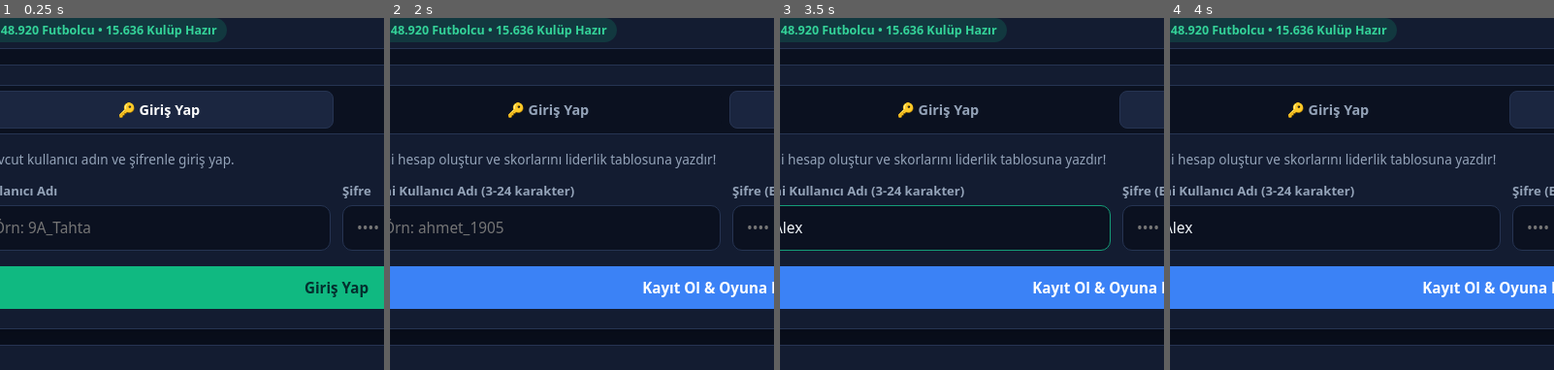
Above: before the commit, frames 1-4 (left to right).
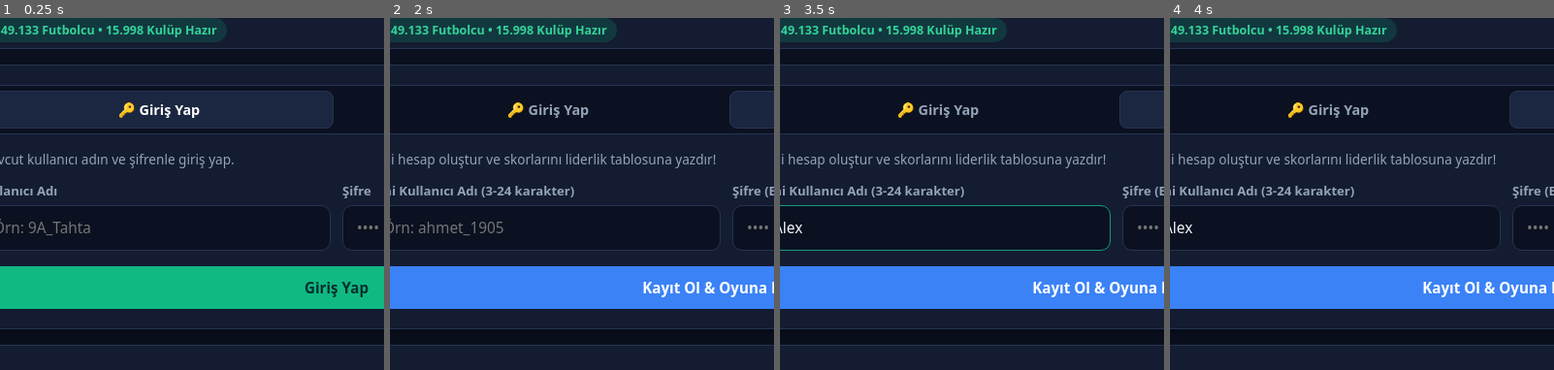
Above: after the commit, the same moments.

Repository: erdicerikci/3-2-1game
Game: browser game, page index.html
Two runs of this game, one before a commit and one after it. Both use one fixed random seed, a clock stepped at 60 frames per second and the inputs below.
Inputs (mouse positions are % of the whole screen's width and height, from its top left):
- Up to frame 1 (0.25 s): no input
- Up to frame 2 (2 s): click (50, 88) at 0.27 s; click (50, 89) at 1.07 s; click "3-2-1 Çoklu (Bu Ay)" at 1.27 s; click (31, 88) at 1.67 s; click "📝 Kayıt Ol" at 1.87 s
- Up to frame 3 (3.5 s): click (69, 88) at 2.27 s; click "5-4-3-2-1 (Bu Ay)" at 2.47 s; click (64, 90) at 2.87 s; click "5-4-3-2-1 (Tümü)" at 3.07 s; click (26, 43) at 3.27 s; type "Alex" at 3.27 s; click (27, 90) at 3.47 s
- Up to frame 4 (4 s): click "3-2-1 Çoklu (Tümü)" at 3.67 s
The pictures show only the part of the screen within x 6-56%, y 13-63%; the shares and areas given below are measured in that part.

The runs differ from the first frame. In frame 1, 0.2% of the frame differs, in the area x 2-38%, y 2-5%; in frame 2, 0.2%; in frame 3, 0.2%; in frame 4, 0.2%.

Commit message:
Update index.html

Diff:
--- a/index.html
+++ b/index.html
@@ -710,13 +710,14 @@
       return harita[ascii] || ascii;
     }
 
-    async function veritabaniniYukle() {
+async function veritabaniniYukle() {
       const statusEl = document.getElementById("dbStatus");
       try {
         statusEl.innerHTML = `<span class="badge badge-load">⏳ Futbol veritabanı yükleniyor...</span>`;
 
-        const [res, guncelRes] = await Promise.all([
+        const [res, efsaneRes, guncelRes] = await Promise.all([
           fetch("./players.json"),
+          fetch("./efsaneler.json").catch(() => null),
           fetch("./guncel.json").catch(() => null)
         ]);
 
@@ -733,6 +734,32 @@
             national: item.m || ""
           };
           oyuncuMap.set(normalizeTr(pObj.name), pObj);
+        }
+
+        // Efsaneler listesini birleştir (mevcut oyuncunun eksik eski kulüplerini de tamamlar)
+        if (efsaneRes && efsaneRes.ok) {
+          const efsaneListe = await efsaneRes.json();
+          for (const e of efsaneListe) {
+            if (!e.n) continue;
+            const anahtar = normalizeTr(e.n);
+            const kulupListesi = Array.isArray(e.c) ? e.c.map(takimAdiDuzelt) : [];
+
+            if (oyuncuMap.has(anahtar)) {
+              const mevcut = oyuncuMap.get(anahtar);
+              if (!mevcut.national && e.m) mevcut.national = e.m;
+              for (const k of kulupListesi) {
+                if (!mevcut.teams.some(t => normalizeTr(t) === normalizeTr(k))) {
+                  mevcut.teams.push(k);
+                }
+              }
+            } else {
+              oyuncuMap.set(anahtar, {
+                name: e.n,
+                teams: kulupListesi,
+                national: e.m || ""
+              });
+            }
+          }
         }
 
         // GitHub'daki guncel.json dosyasını mevcut kadrolarla birleştir
@@ -802,7 +829,6 @@
         statusEl.innerHTML = `<span class="badge badge-load">⚠️ Veritabanı yüklenemedi, sayfayı yenileyin.</span>`;
       }
     }
-
     function indeksleOyuncu(pObj) {
       const tum = [...pObj.teams];
       if (pObj.national) tum.push(pObj.national);
